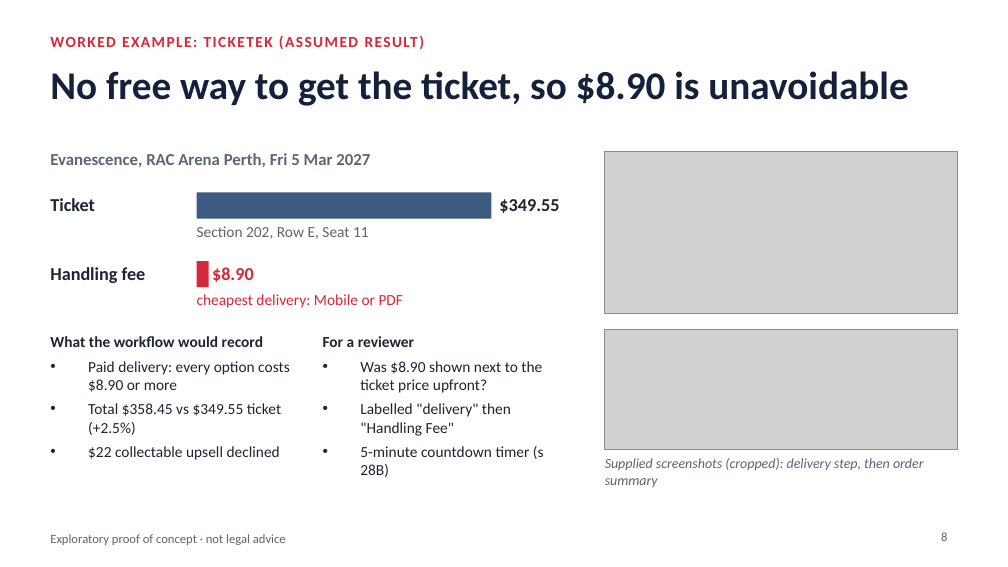
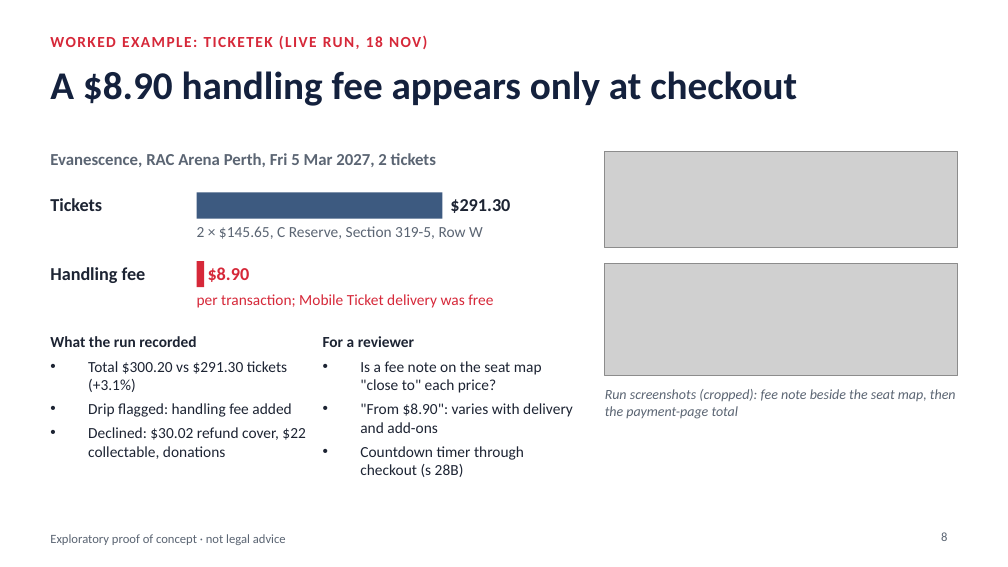
Before and after one commit to roflov2/browser-automation, a slide deck: slide 8 of docs/Drip_Pricing_PoC_revised.pptx. Drawn at 1008x567 pixels with LibreOffice and Linux fonts; fonts in the diff are those of the drawing; grey boxes stand for pictures. Boxes give left, top, right and bottom in pixels: in the first picture for what was removed or moved away, otherwise in the second. Text is boxed around its words. In the diff, an @@ line names an element or a change of style, - is before the commit and + after.

```diff
--- a/docs/Drip_Pricing_PoC_revised.pptx
+++ b/docs/Drip_Pricing_PoC_revised.pptx
@@ text at [50,36,427,49]: text changed @@
-WORKED EXAMPLE: TICKETEK (ASSUMED RESULT)
+WORKED EXAMPLE: TICKETEK (LIVE RUN, 18 NOV)
@@ title at [50,71,797,106]: text changed @@
-No free way to get the ticket, so $8.90 is unavoidable
+A $8.90 handling fee appears only at checkout
@@ text at [50,153,436,167]: text changed @@
-Evanescence, RAC Arena Perth, Fri 5 Mar 2027
+Evanescence, RAC Arena Perth, Fri 5 Mar 2027, 2 tickets
@@ picture: place and size @@
-picture at [605,151,958,314]
+picture at [605,151,958,248]
@@ text at [50,198,102,211]: text changed @@
-Ticket
+Tickets
@@ rectangle: place and size @@
-rectangle at [197,193,492,219]
+rectangle at [197,193,443,219]
@@ text at [450,199,510,213]: text changed @@
-$349.55
+$291.30
@@ text at [197,226,483,239]: text changed @@
-Section 202, Row E, Seat 11
+2 × $145.65, C Reserve, Section 319-5, Row W
@@ rectangle: place and size @@
-rectangle at [197,261,209,287]
+rectangle at [197,261,204,287]
@@ text "$8.90": place and size @@
-text "$8.90" at [212,267,254,282]
+text "$8.90" at [208,267,250,282]
@@ picture: place and size @@
-picture at [605,330,958,450]
+picture at [605,263,958,376]
@@ text at [197,294,493,308]: text changed @@
-cheapest delivery: Mobile or PDF
+per transaction; Mobile Ticket delivery was free
@@ text at [50,336,305,459]: text changed @@
-What the workflow would record
-• Paid delivery: every option costs $8.90 or more
-• Total $358.45 vs $349.55 ticket (+2.5%)
-• $22 collectable upsell declined
+What the run recorded
+• Total $300.20 vs $291.30 tickets (+3.1%)
+• Drip flagged: handling fee added
+• Declined: $30.02 refund cover, $22 collectable, donations
@@ text at [360,361,573,477]: text changed @@
-• Was $8.90 shown next to the ticket price upfront?
-• Labelled "delivery" then "Handling Fee"
-• 5-minute countdown timer (s 28B)
+• Is a fee note on the seat map "close to" each price?
+• "From $8.90": varies with delivery and add-ons
+• Countdown timer through checkout (s 28B)
@@ text at [605,389,956,419]: text changed @@
-Supplied screenshots (cropped): delivery step, then order summary
+Run screenshots (cropped): fee note beside the seat map, then the payment-page total
```
Also in this commit, not shown: 3 other slides changed.
